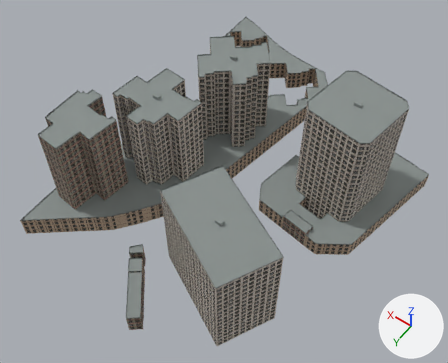
The glTF model Assets/Models/BuildingChunks/mong-kok-buildings-District_4_-18.glb: old version first, new version second.
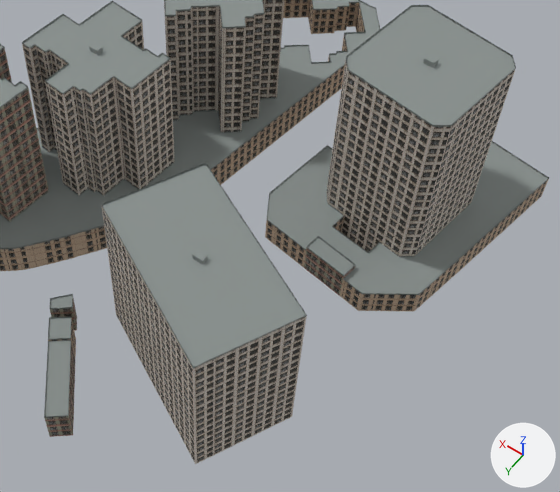
The first picture shows the older version from a camera (50 mm lens) standing at (473.0, 2374.0, 256.0) and looking at (580.0, 2224.0, 21.0). The close-ups show the older and then the newer version on the part from 22% to 97% of the width and 19% to 100% of the height of that picture. Only the edits that show in the close-ups are written down. Every picture has the same lights, and +X, +Y and +Z are marked at lower right. Objects named as collision shapes, trigger or cutter boxes, shadow casters or lower levels of detail are left out. Vertices at exactly the same position are counted once.

In view in the first close-up: 'District_4_-18'.
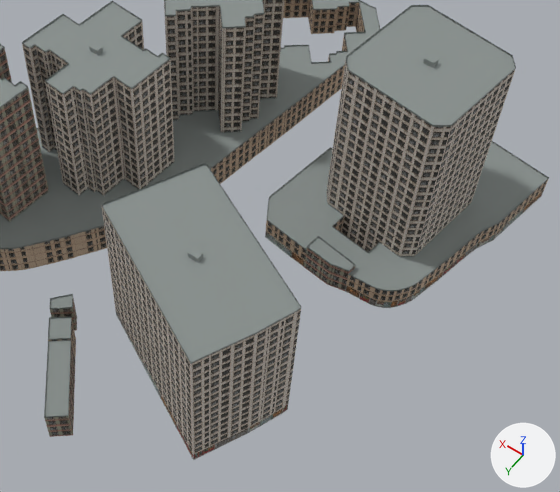
Boxes (x1, y1, x2, y2) around the edits, measured in the close-ups (560 x 492 px; the box of a moved part takes in the faces that stretch with it):
'District_4_-18', reshaped: before (0, 0, 549, 464); after (0, 0, 549, 460)
part 1 of me_district_4__18, moved or reshaped: before (192, 249, 208, 265); after (188, 247, 203, 262)
part 2 of me_district_4__18, cut back: before (175, 64, 549, 311); after (147, 33, 549, 308)
part 3 of me_district_4__18, moved or reshaped: before (102, 186, 307, 464); after (102, 186, 301, 460)
part 4 of me_district_4__18, surface changed: before (151, 133, 326, 443); after (157, 142, 322, 444)

Patch to the scene script:
```diff
--- a/Assets/Models/BuildingChunks/mong-kok-buildings-District_4_-18.glb.py
+++ b/Assets/Models/BuildingChunks/mong-kok-buildings-District_4_-18.glb.py
@@ img_shopfront_variety @@
+img_shopfront_variety = load_image('shopfront-variety', 'textures/shopfront-variety-989c104cfb9aa05e46d940e4a84f289e7b620ffff30fe4bd9516c6756bc4e110.png', 2172, 724, 'sRGB')
@@ img_cafe_storefront @@
+img_cafe_storefront = load_image('cafe-storefront', 'textures/cafe-storefront-3775025a031ef452c25600aa777aa09d8916b06022bacd2c06263cbc699ac3d9.png', 2172, 724, 'sRGB')
@@ mat_csdi_shopfront_variety_002 @@
+mat_csdi_shopfront_variety_002 = principled_material('CSDI_shopfront_variety.002')
+mat_csdi_shopfront_variety_002.texture = img_shopfront_variety
+mat_csdi_shopfront_variety_002.roughness = 0.8
@@ mat_csdi_shopfront_002 @@
+mat_csdi_shopfront_002 = principled_material('CSDI_shopfront.002')
+mat_csdi_shopfront_002.texture = img_cafe_storefront
+mat_csdi_shopfront_002.roughness = 0.8
@@ me_district_4__18 @@
 # used by ob_district_4__18; location = (512.0, 2304.0, 0.0)
-me_district_4__18.from_pydata(...)  # 3619 vertices, 7394 faces; spans x -9.0..138.0, y -201.0..-2.0, z 0.0..67.0
+me_district_4__18.from_pydata(...)  # 3911 vertices, 8026 faces; spans x -8.0..138.0, y -201.0..-2.0, z 0.0..67.0
+# me_district_4__18 part 1: the loose piece of 8 vertices spanning x 42.0..45.0, y -43.0..-41.0, z 52.0..54.0 is moved by (1.0, 0.0, 0.0)
+# me_district_4__18 part 2: 44 vertices moved from x -6.0..77.0, y -159.0..-83.0, z 0.0..11.0 to x -7.0..77.0, y -159.0..-85.0, z 0.0..11.0; 145 vertices removed from x -9.0..78.0, y -163.0..-83.0, z 0.0..12.0; 365 vertices added at x -8.0..79.0, y -168.0..-83.0, z 0.0..12.0
+# me_district_4__18 part 3: 119 vertices moved from x 15.0..49.0, y -57.0..-18.0, z 0.0..52.0 to x 17.0..47.0, y -60.0..-18.0, z 0.0..52.0; 86 vertices removed from x 15.0..70.0, y -60.0..-18.0, z 0.0..52.0; 158 vertices added at x 17.0..73.0, y -63.0..-18.0, z 0.0..52.0
+# me_district_4__18 part 4: 112 kept faces spanning x 17.0..81.0, y -162.0..-18.0, z 0.0..52.0 get new texture (UV) coordinates
 me_district_4__18.materials.append(mat_csdi_facade_0)
@@ me_district_4__18 @@
 me_district_4__18.materials.append(mat_csdi_roof_concrete_001)
+me_district_4__18.materials.append(mat_csdi_shopfront_002)  # picture img_cafe_storefront
+me_district_4__18.materials.append(mat_csdi_shopfront_variety_002)  # picture img_shopfront_variety
```
